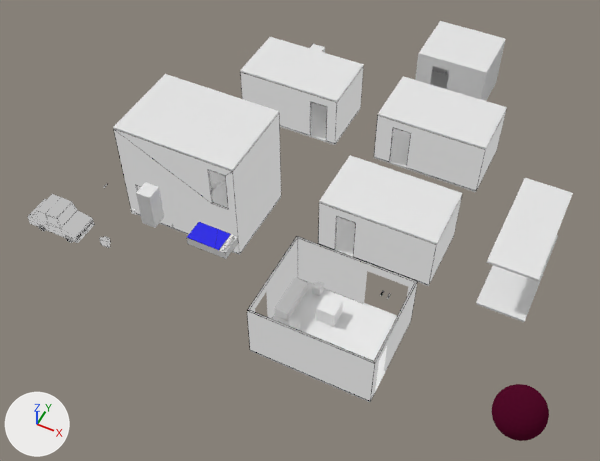
The Blender file Assets/Models/props.blend, before and after one commit.
Rendered twice from a 50 mm lens placed at (9.7, -21.1, 26.7), pointed at (-1.6, 1.6, -1.6). Every picture has the same lights, and +X, +Y and +Z are marked at lower left.

Names of what the first picture shows: 'Mesa.002', 'Paredes', 'Paredes.001', 'Paredes.006', 'Paredes.007', 'Paredes.008', 'Paredes.009', 'Piso.001', 'Piso.002', 'Piso.004', 'Piso.011', 'Techo', 'Techo.004', 'Techo.006', 'escaleraA', 'escaleraC', 'silla.009'.
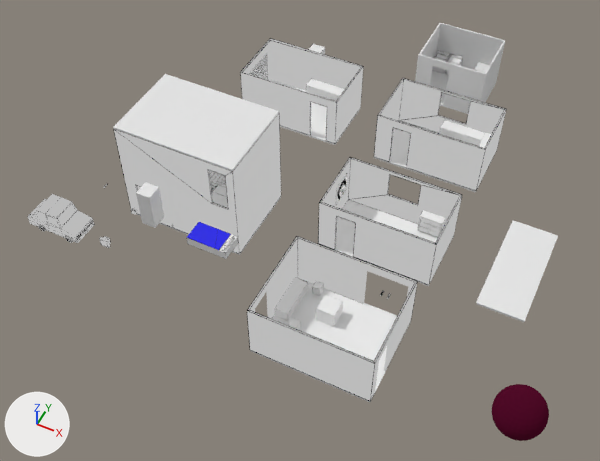
Where the change shows, as pixel boxes (x1, y1, x2, y2) in the pictures (600 x 461 px):
'Piso.001', hidden: before (319, 155, 462, 245)
'Piso.002', hidden: before (378, 76, 507, 150)
'Techo', hidden: before (486, 178, 573, 281)
'Techo.006', hidden: before (240, 37, 364, 102)
'Piso.011', hidden: before (418, 21, 506, 74)
'escaleraA', modifiers changed, rescaled: before (209, 170, 226, 189); after (209, 170, 226, 190)
'escaleraC', modifiers changed, rescaled (7% wider, 7% taller): before (213, 183, 227, 197); after (212, 182, 227, 197)
'Piso.012', unchanged, uncovered by the edit: before (335, 217, 444, 286); after (335, 200, 444, 286)

What the commit changed:
me_cube_049 has 8 vertices, 6 faces and spans x 0.0..2.0, y -2.0..0.0, z 0.0..2.0.
me_cube_049 is used by ob_escaleraa; location (-8.18, 4.15, -2.8); scale (0.25, 0.75, 0.1).
me_cube_049 part 1: the whole mesh is scaled about the mesh origin by (0.25, 0.75, 0.1).
me_cube_048 has 8 vertices, 6 faces and spans x 0.0..2.0, y -2.0..0.0, z 0.0..2.0.
me_cube_048 is used by ob_escalerac; location (-4.08, 2.65, -1.2); rotation (0.0, 0.0, -1.571), in degrees (0, 0, -90); scale (0.25, 0.75, 0.1).
me_cube_048 part 2: the whole mesh is scaled about the mesh origin by (0.25, 0.75, 0.1).
Object 'Piso.001' (ob_piso_001) is now hidden.
Object 'Piso.002' (ob_piso_002) is now hidden.
Object 'Meson1' (ob_meson1) gains a WIREFRAME modifier named 'Wireframe'.
Modifier setting: thickness = 0.01.
Modifier setting: use_replace = False.
Modifier setting: material_offset = 1.
Object 'Meson2' (ob_meson2) gains a WIREFRAME modifier named 'Wireframe'.
Modifier setting: thickness = 0.01.
Modifier setting: use_replace = False.
Modifier setting: material_offset = 1.
Object 'Techo.006' (ob_techo_006) is now hidden.
Object 'Piso.011' (ob_piso_011) is now hidden.
Object 'Meson2.001' (ob_meson2_001) gains a WIREFRAME modifier named 'Wireframe'.
Modifier setting: thickness = 0.01.
Modifier setting: use_replace = False.
Modifier setting: material_offset = 1.
Object 'Techo' (ob_techo) is now hidden.
Object 'escaleraA' (ob_escaleraa) is rescaled from (0.25, 0.75, 0.1) to (1.0, 1.0, 1.0).
Object 'escaleraA' (ob_escaleraa) gains a WIREFRAME modifier named 'Wireframe'.
Modifier setting: use_replace = False.
Modifier setting: material_offset = 1.
Object 'escaleraC' (ob_escalerac) is rescaled from (0.25, 0.75, 0.1) to (1.0, 1.0, 1.0).
Object 'escaleraC' (ob_escalerac) gains a WIREFRAME modifier named 'Wireframe'.
Modifier setting: use_replace = False.
Modifier setting: material_offset = 1.
Object 'Mesa.002' (ob_mesa_002) gains a WIREFRAME modifier named 'Wireframe'.
Modifier setting: thickness = 0.01.
Modifier setting: use_replace = False.
Modifier setting: material_offset = 1.
Object 'silla.009' (ob_silla_009) gains a WIREFRAME modifier named 'Wireframe'.
Modifier setting: thickness = 0.01.
Modifier setting: use_replace = False.
Modifier setting: material_offset = 1.
